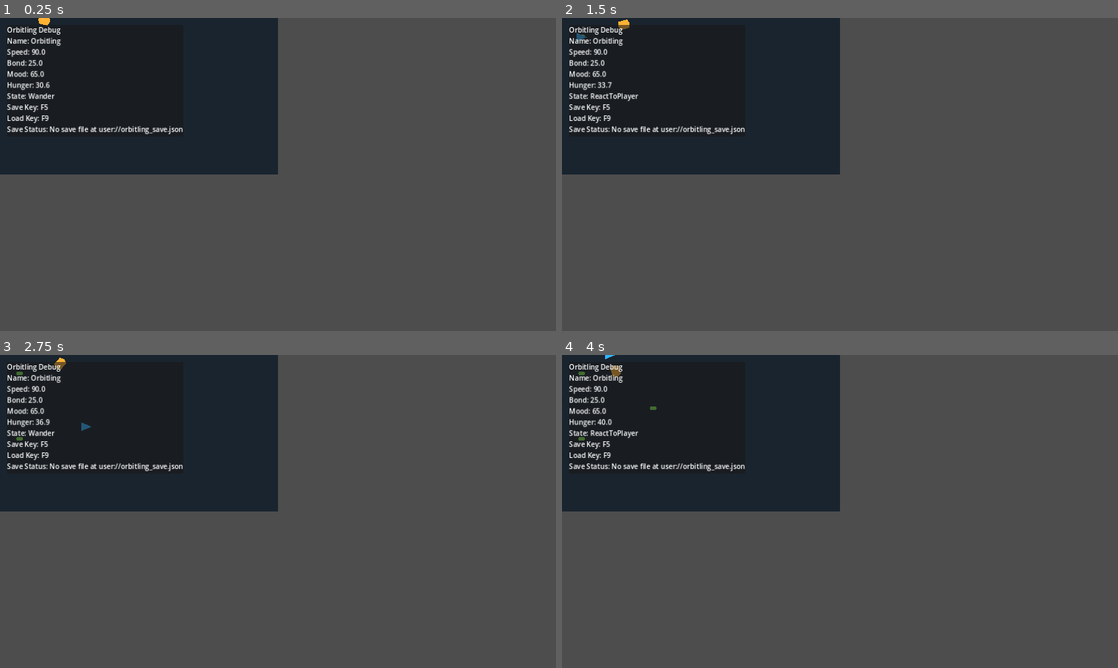
Above: before the commit, frames 1-4 (two rows, left to right).
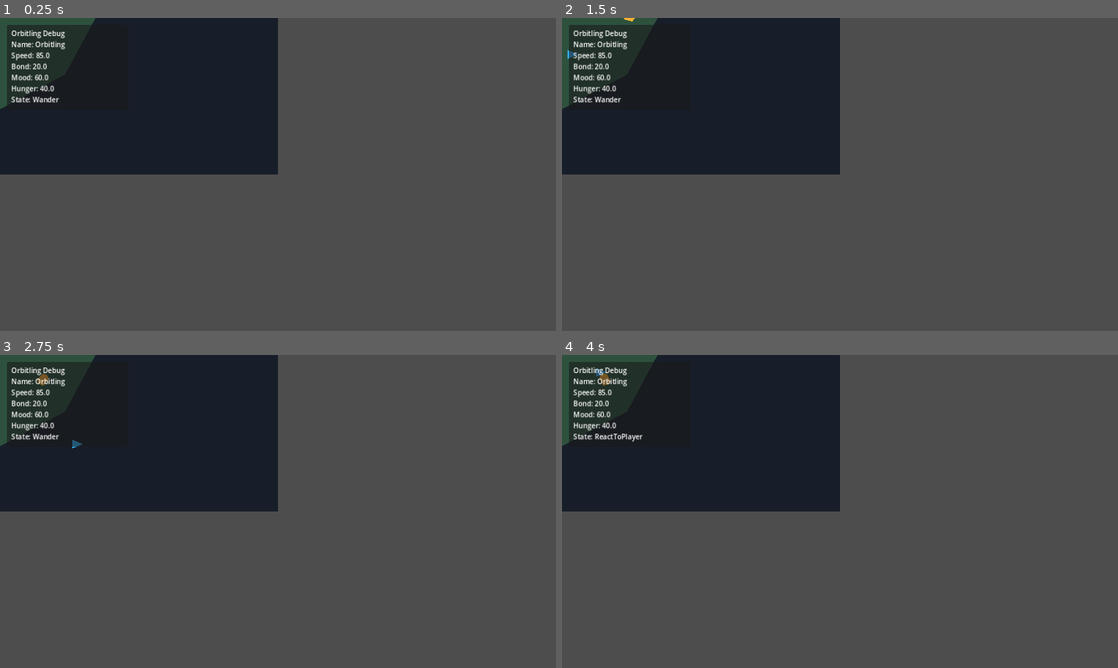
Above: after the commit, the same moments.

Repository: Grevyo/grev-dad-site
Game: Godot game, scene res://scenes/main/Main.tscn
Two runs of this game, one before a commit and one after it. Both use one fixed random seed, a clock stepped at 60 frames per second and the inputs below.
Inputs:
- Up to frame 1 (0.25 s): no input
- Up to frame 2 (1.5 s): tap Enter at 0.5 s; hold D (move_right) 0.53-1.28 s; hold F (spawn_food) 0.53-1.28 s; hold S (move_down) from 1.28 s (still down); tap F (spawn_food) at 1.35 s
- Up to frame 3 (2.75 s): release S (move_down) at 2.03 s; hold D (move_right) from 2.03 s (still down); hold F (spawn_food) from 2.03 s (still down)
- Up to frame 4 (4 s): release D (move_right) at 2.78 s; release F (spawn_food) at 2.78 s; hold W (move_up) 2.78-3.53 s; tap F (spawn_food) at 2.85 s; hold A (move_left) from 3.53 s (still down); hold F (spawn_food) from 3.53 s (still down)

The runs differ from the first frame. In frame 1, 2.5% of the frame differs, in the area x 0-33%, y 0-38%; in frame 2, 2.6%; in frame 3, 2.6%; in frame 4, 2.6%.

Commit message:
Build Grevlings v0.1 tiny home planet prototype

Diff:
--- a/games_src/grevlings/scenes/home/HomePlanet.tscn
+++ b/games_src/grevlings/scenes/home/HomePlanet.tscn
@@ -1,10 +1,8 @@
-[gd_scene load_steps=6 format=3]
+[gd_scene load_steps=5 format=3]
 
 [ext_resource type="PackedScene" path="res://scenes/player/Player.tscn" id="1"]
 [ext_resource type="PackedScene" path="res://scenes/creatures/Orbitling.tscn" id="2"]
 [ext_resource type="PackedScene" path="res://scenes/ui/DebugUI.tscn" id="3"]
-[ext_resource type="PackedScene" path="res://scenes/food/Food.tscn" id="4"]
-[ext_resource type="Script" path="res://scripts/systems/save_system.gd" id="5"]
 
 [node name="HomePlanet" type="Node2D"]
 
@@ -13,22 +11,17 @@
 offset_top = -360.0
 offset_right = 640.0
 offset_bottom = 360.0
-color = Color(0.1, 0.14, 0.18, 1)
+color = Color(0.09, 0.12, 0.16, 1)
 
-[node name="FoodContainer" type="Node2D" parent="."]
+[node name="PlanetCore" type="Polygon2D" parent="."]
+position = Vector2(0, 0)
+color = Color(0.18, 0.32, 0.24, 1)
+polygon = PackedVector2Array(-240, 0, -170, -120, 0, -200, 160, -130, 220, 0, 150, 130, 0, 210, -180, 120)
 
 [node name="Player" parent="." instance=ExtResource("1")]
-position = Vector2(-120, 0)
-food_scene = ExtResource("4")
-food_container_path = NodePath("../FoodContainer")
+position = Vector2(-140, 40)
 
 [node name="Orbitling" parent="." instance=ExtResource("2")]
-position = Vector2(80, 0)
+position = Vector2(90, -20)
 
 [node name="DebugUI" parent="." instance=ExtResource("3")]
-orbitling_path = NodePath("../Orbitling")
-
-[node name="SaveSystem" type="Node" parent="."]
-script = ExtResource("5")
-orbitling_path = NodePath("../Orbitling")
-debug_ui_path = NodePath("../DebugUI")
--- a/games_src/grevlings/scenes/main/Main.tscn
+++ b/games_src/grevlings/scenes/main/Main.tscn
@@ -1,7 +1,9 @@
-[gd_scene load_steps=2 format=3]
+[gd_scene load_steps=3 format=3]
 
 [ext_resource type="PackedScene" path="res://scenes/home/HomePlanet.tscn" id="1"]
+[ext_resource type="Script" path="res://scripts/main.gd" id="2"]
 
 [node name="Main" type="Node2D"]
+script = ExtResource("2")
 
 [node name="HomePlanet" parent="." instance=ExtResource("1")]
--- a/games_src/grevlings/scenes/ui/DebugUI.tscn
+++ b/games_src/grevlings/scenes/ui/DebugUI.tscn
@@ -9,9 +9,13 @@
 offset_left = 16.0
 offset_top = 16.0
 offset_right = 296.0
-offset_bottom = 210.0
+offset_bottom = 188.0
 
 [node name="MarginContainer" type="MarginContainer" parent="PanelContainer"]
+theme_override_constants/margin_left = 10
+theme_override_constants/margin_top = 8
+theme_override_constants/margin_right = 10
+theme_override_constants/margin_bottom = 8
 
 [node name="DebugLabel" type="Label" parent="PanelContainer/MarginContainer"]
 text = "Orbitling Debug"
--- a/games_src/grevlings/scripts/creatures/creature_stats.gd
+++ b/games_src/grevlings/scripts/creatures/creature_stats.gd
@@ -2,7 +2,7 @@
 class_name CreatureStats
 
 @export var creature_name: String = "Orbitling"
-@export var speed: float = 90.0
-@export_range(0.0, 100.0) var bond: float = 25.0
-@export_range(0.0, 100.0) var mood: float = 65.0
-@export_range(0.0, 100.0) var hunger: float = 30.0
+@export var speed: float = 85.0
+@export_range(0.0, 100.0) var bond: float = 20.0
+@export_range(0.0, 100.0) var mood: float = 60.0
+@export_range(0.0, 100.0) var hunger: float = 40.0
--- a/games_src/grevlings/scripts/creatures/orbitling.gd
+++ b/games_src/grevlings/scripts/creatures/orbitling.gd
@@ -1,144 +1,61 @@
 extends Node2D
+
+const STATE_WANDER := "Wander"
+const STATE_REACT_TO_PLAYER := "ReactToPlayer"
 
 @export var stats: CreatureStats = CreatureStats.new()
 @export var wander_radius: float = 180.0
-@export var reaction_distance: float = 120.0
-@export var idle_pause_min: float = 0.6
-@export var idle_pause_max: float = 1.6
-@export var hunger_increase_per_second: float = 2.5
-@export var hunger_seek_threshold: float = 45.0
-@export var food_detect_radius: float = 220.0
-@export var eat_distance: float = 12.0
-@export var eat_time_seconds: float = 0.65
-@export var follow_player_bond_threshold: float = 85.0
+@export var reaction_distance: float = 130.0
+@export var idle_pause_min: float = 0.4
+@export var idle_pause_max: float = 1.2
 
-var state_machine: CreatureStateMachine = CreatureStateMachine.new()
+var current_state: String = STATE_WANDER
 var player: Node2D
 var home_position: Vector2
 var wander_target: Vector2
 var idle_timer: float = 0.0
-var eat_timer: float = 0.0
-var target_food: Node2D
 
 @onready var body: Node2D = $Body
 
 func _ready() -> void:
-	randomize()
 	home_position = global_position
-	player = get_parent().get_node_or_null("Player")
-	state_machine.set_state("Wander")
 	_choose_new_wander_target()
 
 func set_player(player_node: Node2D) -> void:
 	player = player_node
 
 func _process(delta: float) -> void:
-	_increase_hunger(delta)
-
-	if player and global_position.distance_to(player.global_position) <= reaction_distance and state_machine.current_state != "Eat":
-		state_machine.set_state("ReactToPlayer")
-		_look_at_player()
+	if _is_player_nearby():
+		current_state = STATE_REACT_TO_PLAYER
+		_look_toward_player()
 		return
 
-	if stats.bond >= follow_player_bond_threshold:
-		state_machine.set_state("FollowPlayer")
-		_look_at_player()
-		return
-
-	if _should_seek_food():
-		_run_seek_food(delta)
-		return
-
+	current_state = STATE_WANDER
 	_run_wander(delta)
 
-func _increase_hunger(delta: float) -> void:
-	stats.hunger = clamp(stats.hunger + (hunger_increase_per_second * delta), 0.0, 100.0)
-
-func _should_seek_food() -> bool:
-	if stats.hunger < hunger_seek_threshold and state_machine.current_state != "SeekFood" and state_machine.current_state != "Eat":
-		target_food = null
-		return false
-
-	target_food = _find_nearest_food(food_detect_radius)
-	return target_food != null
-
-func _run_seek_food(delta: float) -> void:
-	if target_food == null or not is_instance_valid(target_food):
-		target_food = null
-		state_machine.set_state("Wander")
-		return
-
-	var to_food := target_food.global_position - global_position
-	if to_food.length() <= eat_distance:
-		state_machine.set_state("Eat")
-		eat_timer = eat_time_seconds
-		return
-
-	state_machine.set_state("SeekFood")
-	global_position += to_food.normalized() * stats.speed * delta
-	body.rotation = to_food.angle()
+func _is_player_nearby() -> bool:
+	return player != null and global_position.distance_to(player.global_position) <= reaction_distance
 
 func _run_wander(delta: float) -> void:
-	if state_machine.current_state != "Wander":
-		state_machine.set_state("Wander")
-
 	if idle_timer > 0.0:
 		idle_timer -= delta
 		return
 
-	_move_toward_target(delta)
-
-func _move_toward_target(delta: float) -> void:
 	var to_target := wander_target - global_position
 	if to_target.length() < 6.0:
 		idle_timer = randf_range(idle_pause_min, idle_pause_max)
 		_choose_new_wander_target()
 		return
+
 	global_position += to_target.normalized() * stats.speed * delta
 	body.rotation = to_target.angle()
 
-func _look_at_player() -> void:
-	if player == null:
-		return
+func _look_toward_player() -> void:
 	var to_player := player.global_position - global_position
 	if to_player.length() > 0.01:
 		body.rotation = to_player.angle()
 
 func _choose_new_wander_target() -> void:
 	var angle := randf_range(0.0, TAU)
-	var distance := randf_range(20.0, wander_radius)
+	var distance := randf_range(24.0, wander_radius)
 	wander_target = home_position + Vector2.RIGHT.rotated(angle) * distance
-
-func _find_nearest_food(radius: float) -> Node2D:
-	var nearest_food: Node2D
-	var nearest_distance := radius
-	for node in get_tree().get_nodes_in_group("food"):
-		if node is Node2D and is_instance_valid(node):
-			var distance := global_position.distance_to(node.global_position)
-			if distance <= nearest_distance:
-				nearest_distance = distance
-				nearest_food = node
-	return nearest_food
-
-func _physics_process(delta: float) -> void:
-	if state_machine.current_state != "Eat":
-		return
-	if target_food == null or not is_instance_valid(target_food):
-		state_machine.set_state("Wander")
-		return
-	eat_timer -= delta
-	if eat_timer > 0.0:
-		return
-	_apply_food_effects(target_food)
-	target_food = null
-	state_machine.set_state("Wander")
-
-func _apply_food_effects(food_node: Node2D) -> void:
-	var nutrition: float = 15.0
-	if food_node.has_method("consume"):
-		nutrition = food_node.consume()
-	else:
-		food_node.queue_free()
-	stats.hunger = clamp(stats.hunger - nutrition, 0.0, 100.0)
-	stats.mood = clamp(stats.mood + 4.0, 0.0, 100.0)
-	stats.bond = clamp(stats.bond + 2.0, 0.0, 100.0)
--- /dev/null
+++ b/games_src/grevlings/scripts/main.gd
@@ -0,0 +1,11 @@
+extends Node2D
+
+@onready var orbitling: Node2D = $HomePlanet/Orbitling
+@onready var player: Node2D = $HomePlanet/Player
+@onready var debug_ui: CanvasLayer = $HomePlanet/DebugUI
+
+func _ready() -> void:
+	if orbitling.has_method("set_player"):
+		orbitling.set_player(player)
+	if debug_ui.has_method("set_orbitling"):
+		debug_ui.set_orbitling(orbitling)
--- a/games_src/grevlings/scripts/player/player_controller.gd
+++ b/games_src/grevlings/scripts/player/player_controller.gd
@@ -1,30 +1,8 @@
 extends CharacterBody2D
 
 @export var move_speed: float = 220.0
-@export var food_scene: PackedScene
-@export var food_container_path: NodePath = NodePath("../FoodContainer")
-@export var spawn_distance: float = 28.0
-
-var last_move_direction: Vector2 = Vector2.RIGHT
 
 func _physics_process(_delta: float) -> void:
-	# Get keyboard input from custom input actions set in project.godot.
 	var move_input := Input.get_vector("move_left", "move_right", "move_up", "move_down")
-	if move_input.length() > 0.01:
-		last_move_direction = move_input.normalized()
 	velocity = move_input * move_speed
 	move_and_slide()
-
-func _unhandled_input(event: InputEvent) -> void:
-	if event.is_action_pressed("spawn_food"):
-		_spawn_food()
-
-func _spawn_food() -> void:
-	if food_scene == null:
-		return
-	var container := get_node_or_null(food_container_path)
-	if container == null:
-		return
-	var food = food_scene.instantiate()
-	food.global_position = global_position + (last_move_direction * spawn_distance)
-	container.add_child(food)
--- a/games_src/grevlings/scripts/ui/debug_ui.gd
+++ b/games_src/grevlings/scripts/ui/debug_ui.gd
@@ -1,14 +1,11 @@
 extends CanvasLayer
 
-@export var orbitling_path: NodePath
+var orbitling: Node
 
 @onready var debug_label: Label = $PanelContainer/MarginContainer/DebugLabel
-var orbitling: Node
-var status_message: String = "No save activity yet"
 
-func _ready() -> void:
-	if orbitling_path != NodePath():
-		orbitling = get_node_or_null(orbitling_path)
+func set_orbitling(orbitling_node: Node) -> void:
+	orbitling = orbitling_node
 
 func _process(_delta: float) -> void:
 	if orbitling == null:
@@ -23,11 +20,5 @@
 		"Bond: %.1f" % stats.bond,
 		"Mood: %.1f" % stats.mood,
 		"Hunger: %.1f" % stats.hunger,
-		"State: %s" % orbitling.state_machine.current_state,
-		"Save Key: F5",
-		"Load Key: F9",
-		"Save Status: %s" % status_message,
+		"State: %s" % orbitling.current_state,
 	])
-
-func set_status_message(message: String) -> void:
-	status_message = message
Not shown, changed: games_src/grevlings/README.md
